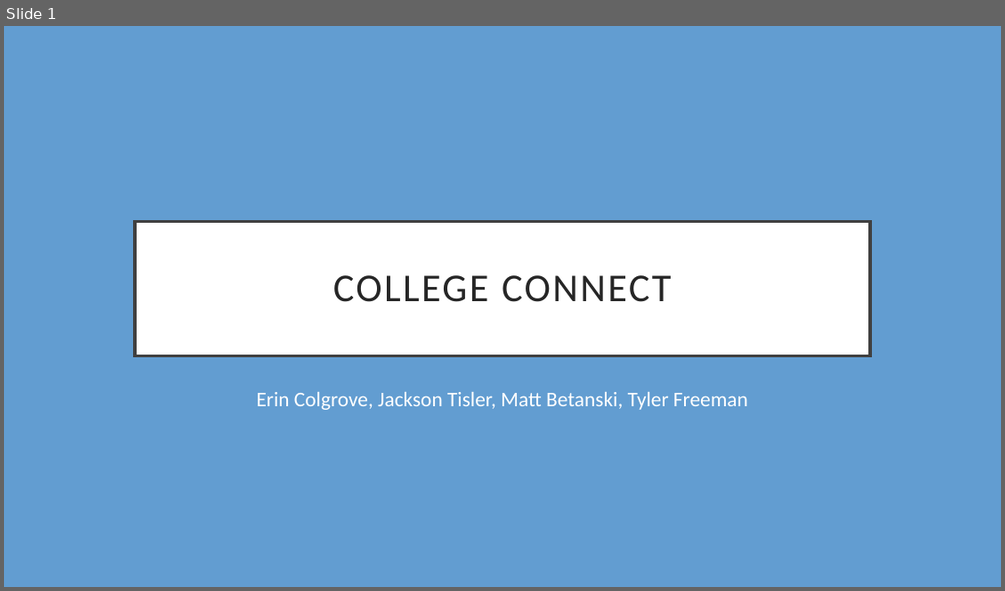
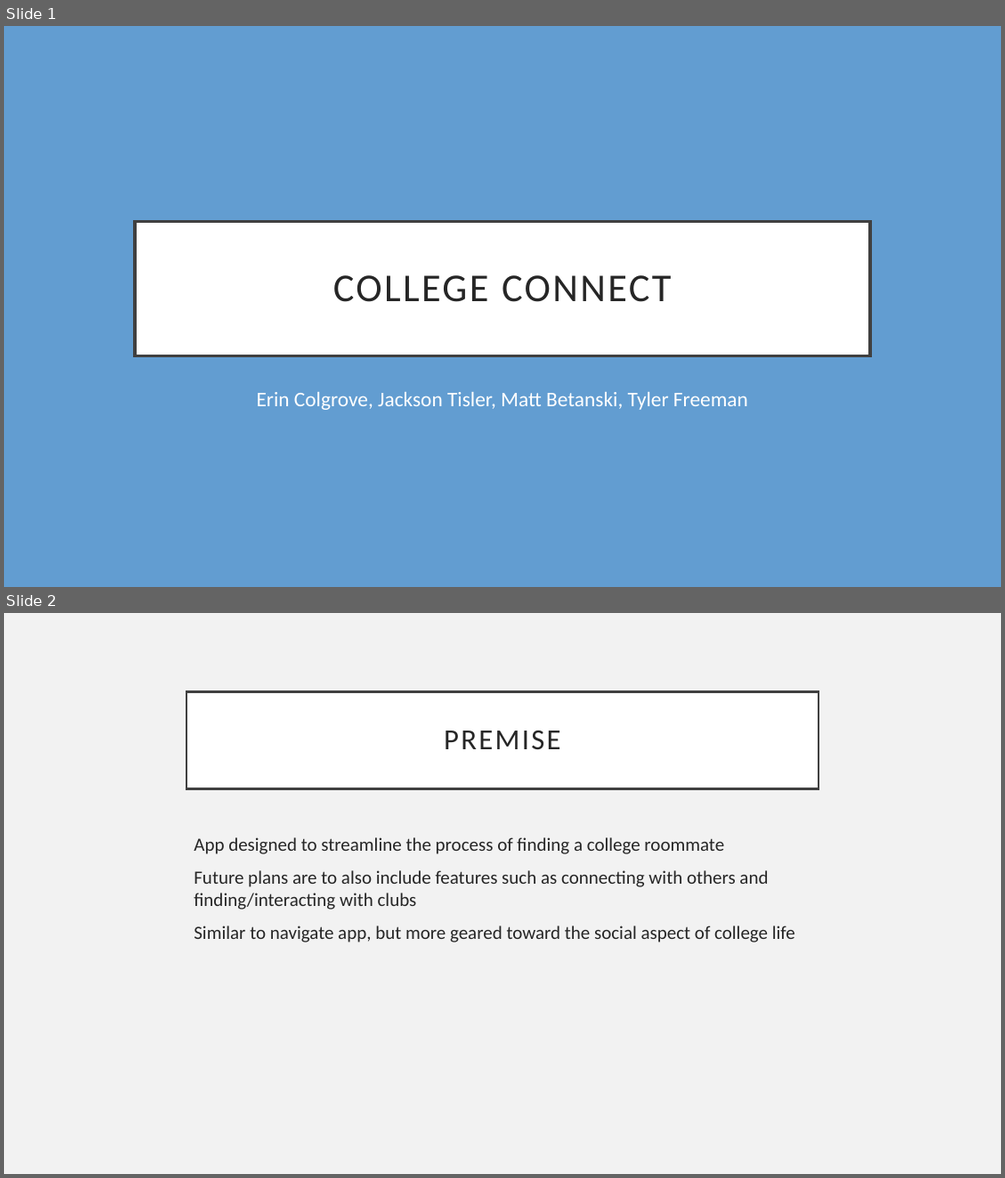
Before and after one commit to Androidrox/CollegeConnect, a slide deck: Presentation for Monday - CollegeConnect.pptx. Shown one above the other, each under a label of ours: slide 1 before the commit, slides 1 and 2 after it. The pictures are 1005x591 and 1005x1178 pixels, drawn with LibreOffice and Linux fonts; fonts in the diff are those of the drawing. Boxes give left, top, right and bottom in pixels: in the first picture for what was removed or moved away, otherwise in the second. Text is boxed around its words. In the diff, an @@ line names an element or a change of style, - is before the commit and + after.

```diff
--- a/Presentation for Monday - CollegeConnect.pptx
+++ b/Presentation for Monday - CollegeConnect.pptx
@@ slide 2 added at box(4, 613, 1001, 1174), background #F2F2F2 @@
@@ title added at box(186, 691, 818, 788), fill #FFFFFF, outline #404040 2.5 pt, 28 pt, text #262626 @@
+PREMISE
@@ text added at box(194, 837, 795, 942), 18 pt, text #262626 @@
+App designed to streamline the process of finding a college roommate
+Future plans are to also include features such as connecting with others and finding/interacting with clubs
+Similar to navigate app, but more geared toward the social aspect of college life
```
Also in this commit, not shown: 3 slides changed, 5 other slides added, 4 slides removed.
